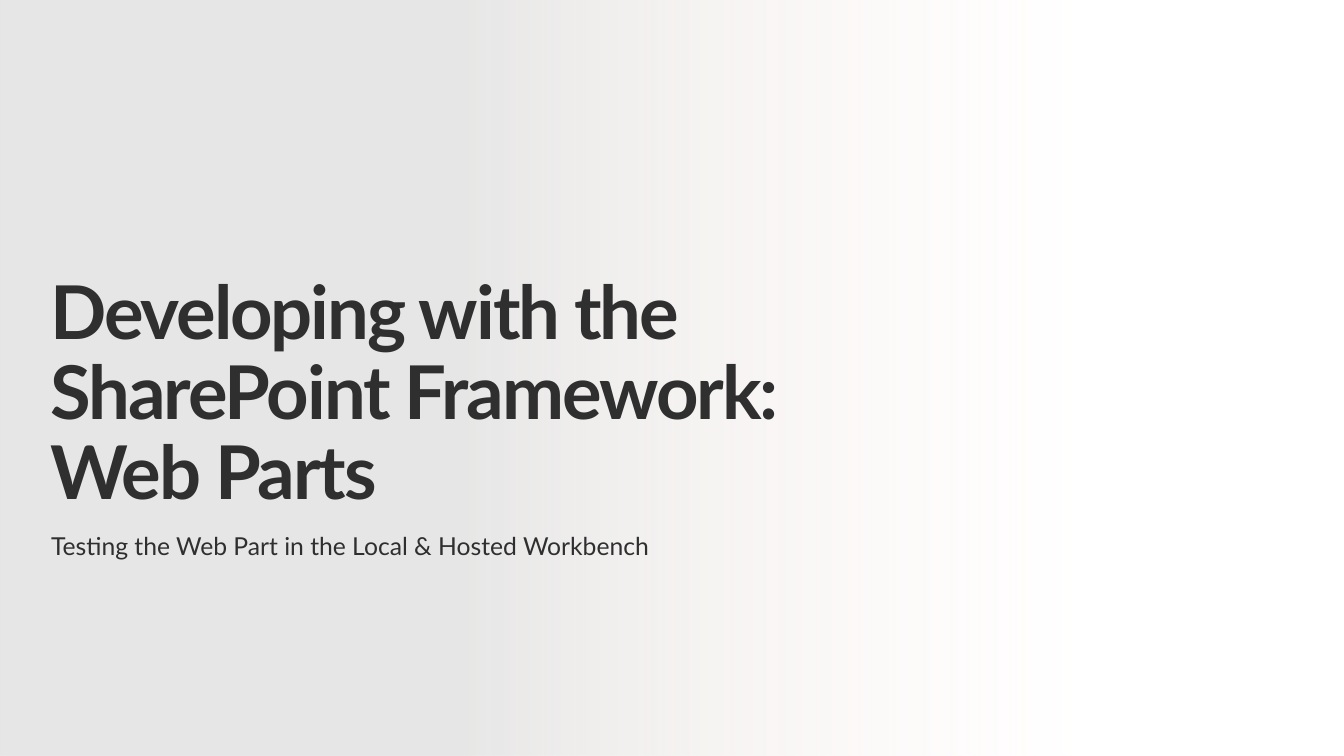
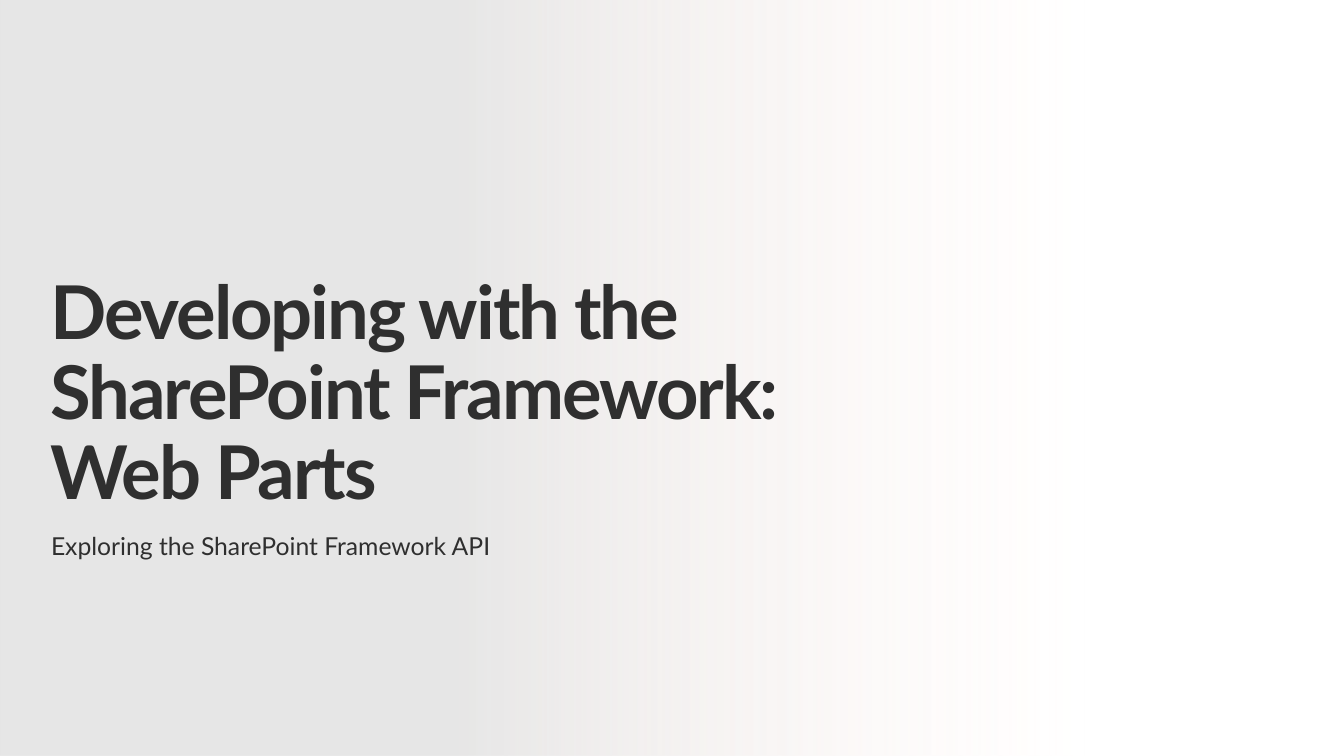
Before and after one commit to SharePoint/sp-dev-training-spfx-web-parts, a slide deck: slide 1 of 03-spfxapi.pptx. Drawn at 1344x756 pixels with LibreOffice and Linux fonts; fonts in the diff are those of the drawing; background and template pictures are left out. Boxes give left, top, right and bottom in pixels: in the first picture for what was removed or moved away, otherwise in the second. Text is boxed around its words. In the diff, an @@ line names an element or a change of style, - is before the commit and + after.

```diff
--- a/03-spfxapi.pptx
+++ b/03-spfxapi.pptx
@@ text at box(51, 537, 490, 560): text changed @@
-Testing the Web Part in the Local & Hosted Workbench
+Exploring the SharePoint Framework API
```
Also in this commit, not shown: 5 other slides changed, 39 other files.
